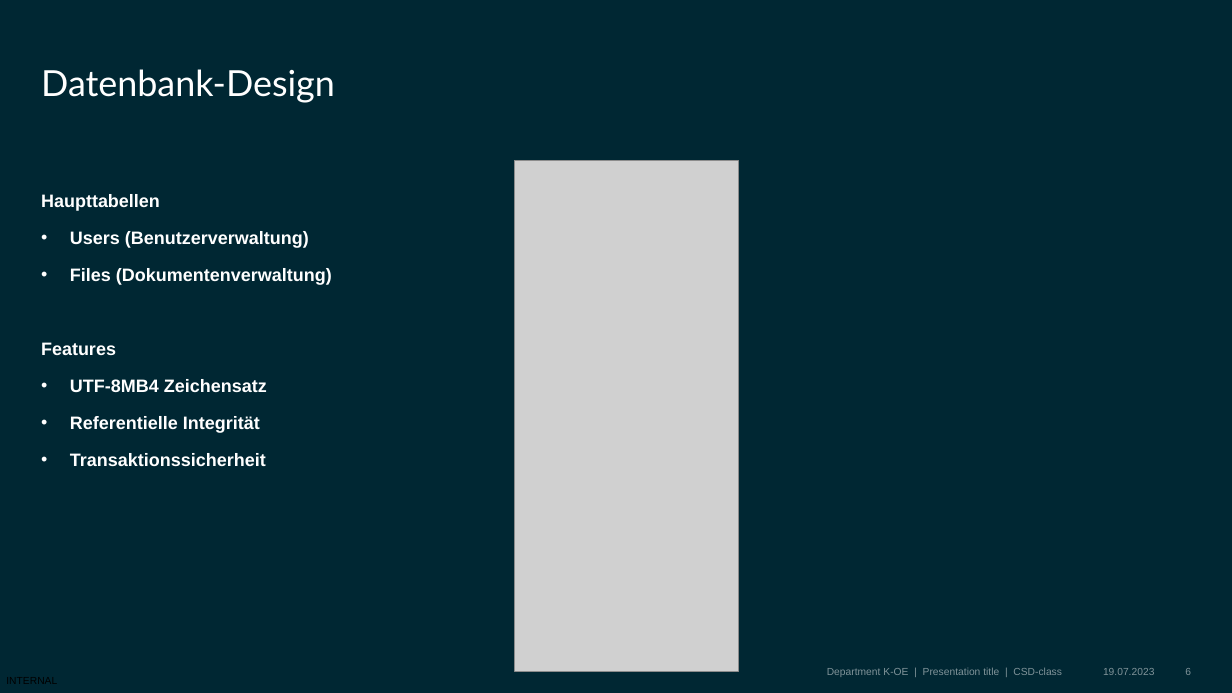
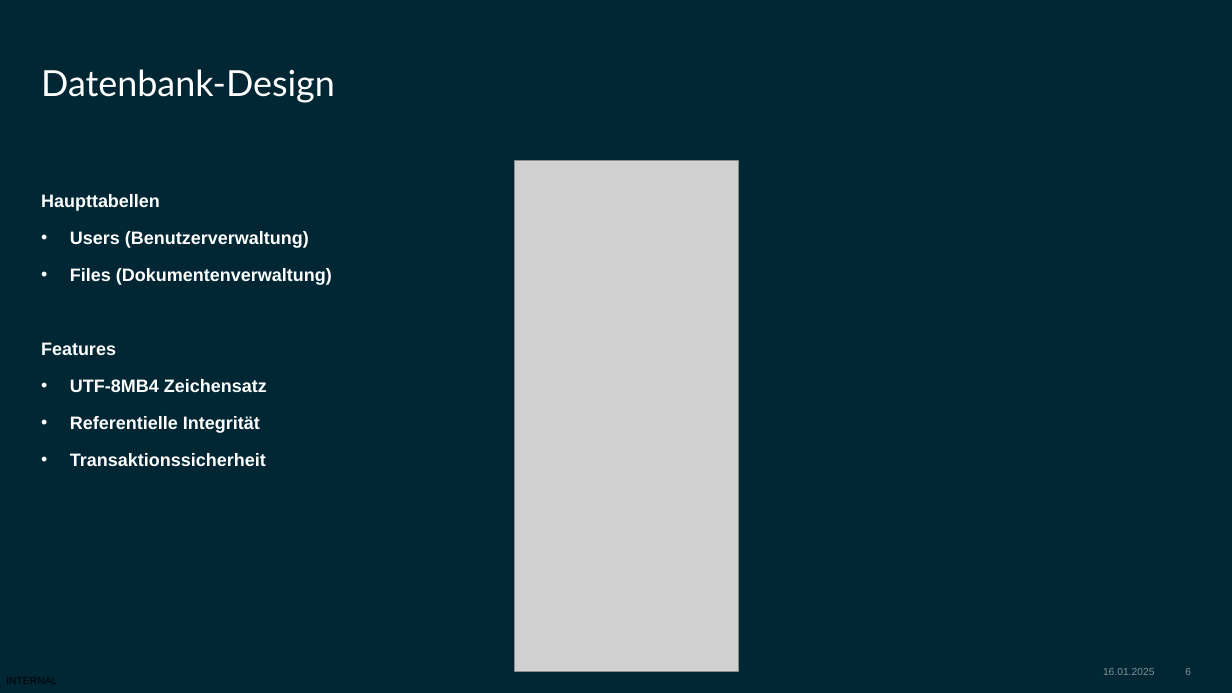
Before and after one commit to BBS2EMDBSEF/Gruppe-C, a slide deck: slide 6 of Dokumentation/Projekt_Präsentation.pptx. Drawn at 1232x693 pixels with LibreOffice and Linux fonts; fonts in the diff are those of the drawing; grey boxes stand for pictures; background and template pictures are left out. Boxes give left, top, right and bottom in pixels: in the first picture for what was removed or moved away, otherwise in the second. Text is boxed around its words. In the diff, an @@ line names an element or a change of style, - is before the commit and + after.

```diff
--- a/Dokumentation/Projekt_Präsentation.pptx
+++ b/Dokumentation/Projekt_Präsentation.pptx
@@ text removed at (x1=827, y1=668, x2=1062, y2=677) @@
-Department K-OE | Presentation title | CSD-class
@@ text at (x1=1103, y1=668, x2=1154, y2=675): text changed @@
-19.07.2023
+16.01.2025
```
Also in this commit, not shown: 9 other slides changed, 3 slides added, 2 slides removed, 2 other files.
